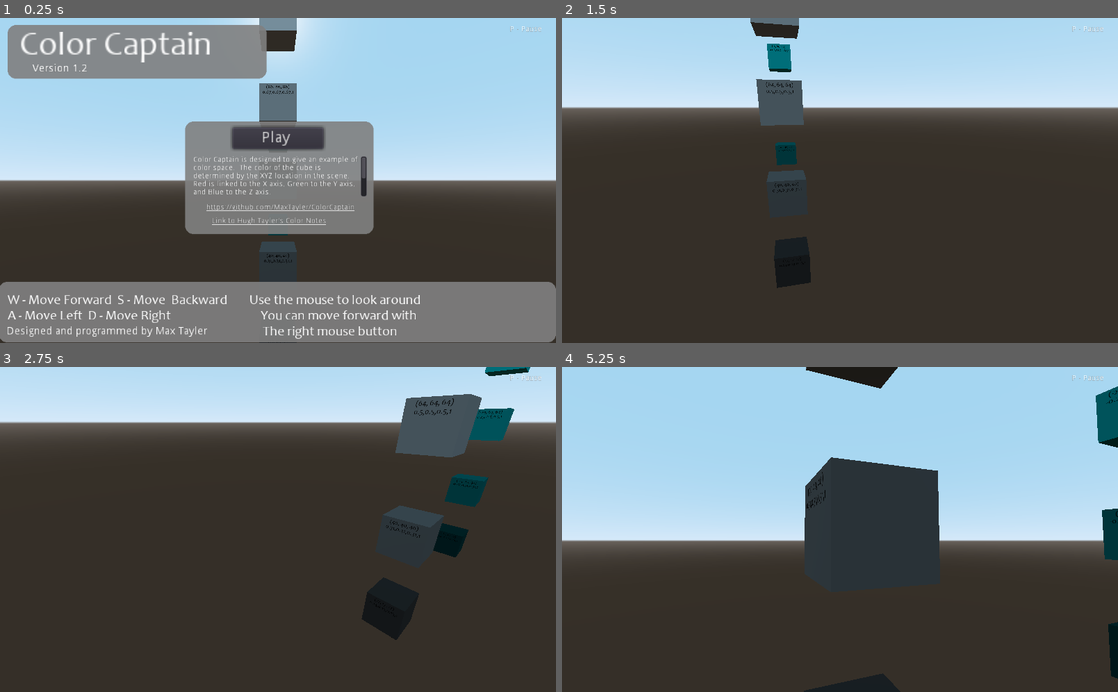
Above: before the commit, frames 1-4 (two rows, left to right).
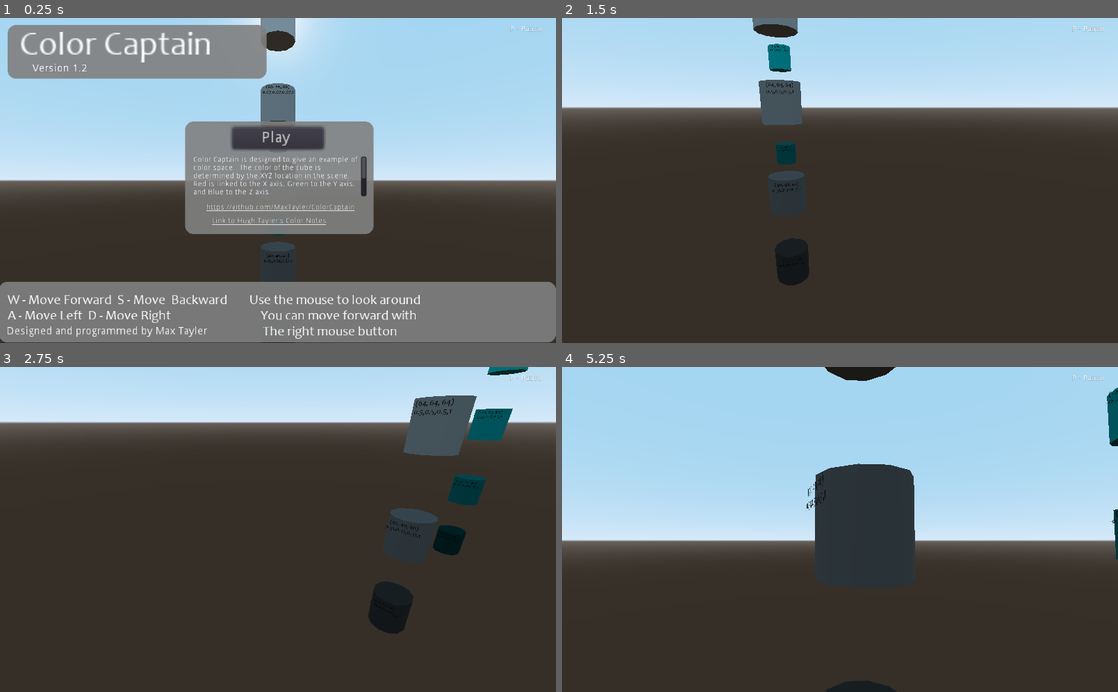
Above: after the commit, the same moments.

Repository: MaxTayler/ColorCaptain
Game: Godot game, scene res://TestSceneCircle.tscn
Two runs of this game, one before a commit and one after it. Both use one fixed random seed, a clock stepped at 60 frames per second and the inputs below. This scene is started directly instead of the project's main scene.
Inputs (mouse positions are in pixels of both pictures, inside the frame that each line leads up to):
- Up to frame 1 (0.25 s): no input
- Up to frame 2 (1.5 s): click "Play" at 0.5 s; tap Enter at 1.25 s; move the mouse to (867, 180) at 1.27 s; hold W (move_forward) from 1.28 s (still down); hold Tab (toggle_mouse_capture) from 1.28 s (still down)
- Up to frame 3 (2.75 s): move the mouse to (166, 545) at 2.02 s; release W (move_forward) at 2.03 s; release Tab (toggle_mouse_capture) at 2.03 s; hold S (move_back) from 2.03 s (still down); tap Tab (toggle_mouse_capture) at 2.1 s
- Up to frame 4 (5.25 s): move the mouse to (851, 523) at 2.77 s; release S (move_back) at 2.78 s; hold Tab (toggle_mouse_capture) 2.78-3.53 s; hold W (move_forward) 2.78-5.03 s; move the mouse to (812, 594) at 3.52 s; tap Tab (toggle_mouse_capture) at 3.6, 5.1 s; move the mouse to (878, 532) at 4.27 s; hold Tab (toggle_mouse_capture) 4.28-5.03 s; move the mouse to (673, 480) at 5.02 s; hold A (move_left) from 5.03 s (still down)

The runs differ from the first frame. In frame 1, 0.2% of the frame differs, in the area x 46-54%, y 0-100%; in frame 2, 0.4%; in frame 3, 1.0%; in frame 4, 3.1%, in the area x 43-100%, y 0-100%.

Commit message:
Circle Update
basic mesh adjustment
mobile test mode

Diff:
--- a/ColorCaptain_V1/ColorCircle.tscn
+++ b/ColorCaptain_V1/ColorCircle.tscn
@@ -4,7 +4,8 @@
 [ext_resource path="res://Textures/RGBYXZMaterial.material" type="Material" id=2]
 [ext_resource path="res://Script/ColorCircle.gd" type="Script" id=3]
 
-[sub_resource type="CubeMesh" id=1]
+[sub_resource type="CylinderMesh" id=1]
+radial_segments = 12
 
 [node name="CubeCircle" type="Spatial"]
 script = ExtResource( 3 )
